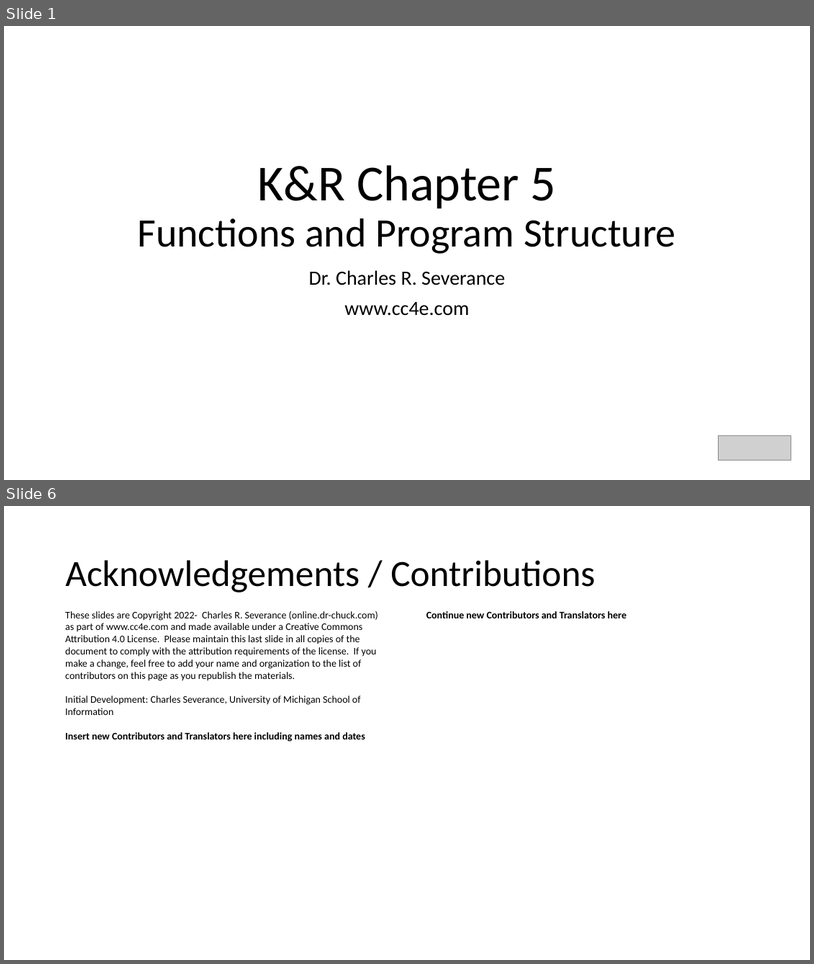
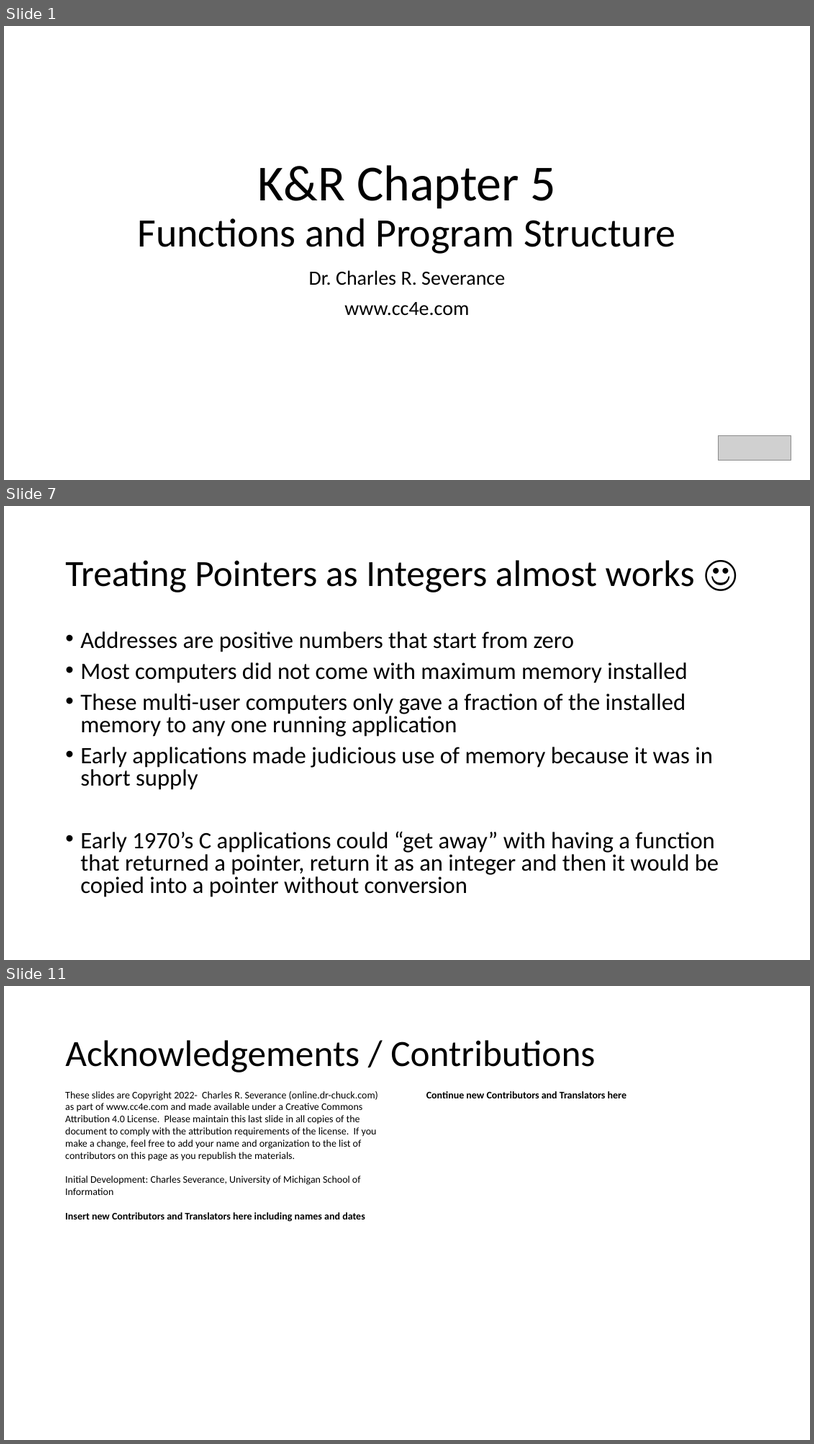
Before and after one commit to csev/cc4e, a slide deck: lectures/KR-5.pptx. Shown one above the other, each under a label of ours: slides 1 and 6 before the commit, slides 1, 7 and 11 after it; the slides between them are not shown. The pictures are 814x964 and 814x1444 pixels, drawn with LibreOffice and Linux fonts; fonts in the diff are those of the drawing; grey boxes stand for pictures. Boxes give left, top, right and bottom in pixels: in the first picture for what was removed or moved away, otherwise in the second. Text is boxed around its words. In the diff, an @@ line names an element or a change of style, - is before the commit and + after.

```diff
--- a/lectures/KR-5.pptx
+++ b/lectures/KR-5.pptx
@@ slide 7 added at <box>4,506,810,960</box>, background #FFFFFF @@
@@ title added at <box>65,560,695,592</box>, 44 pt, text #000000 @@
+Treating Pointers as Integers almost works ☺
@@ text added at <box>80,631,719,897</box>, 28 pt, text #000000 @@
+• Addresses are positive numbers that start from zero
+• Most computers did not come with maximum memory installed
+• These multi-user computers only gave a fraction of the installed memory to any one running application
+• Early applications made judicious use of memory because it was in short supply
+• Early 1970’s C applications could “get away” with having a function that returned a pointer, return it as an integer and then it would be copied into a pointer without conversion
@@ what was slide 6 is now slide 11 @@
```
Also in this commit, not shown: 3 slides changed, 5 other slides added, 1 slide removed, 7 other files.
